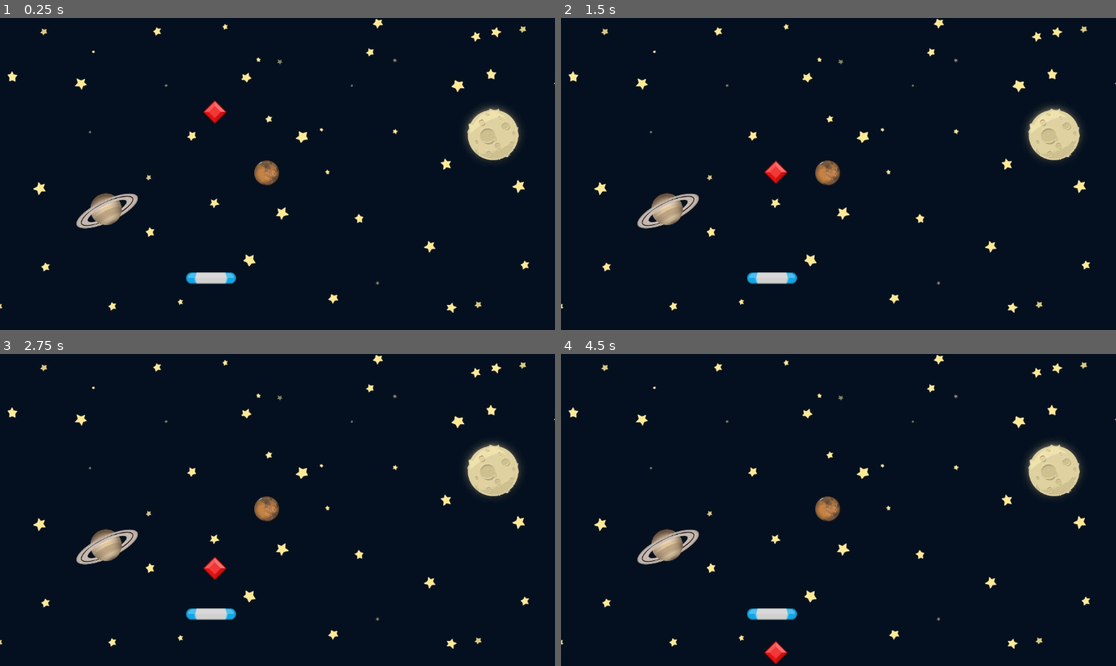
Above: before the commit, frames 1-4 (two rows, left to right).
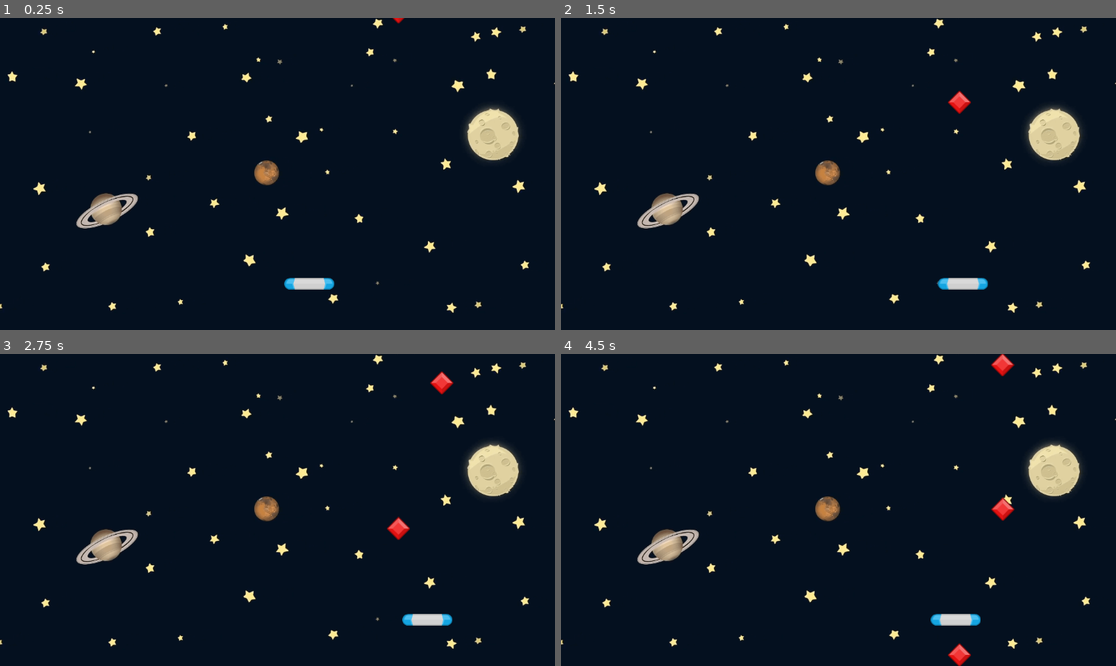
Above: after the commit, the same moments.

Repository: gobuPerez/introduccion-godot
Game: Godot game, scene res://Scenes/Game.tscn
Same seed, same stepped clock (60 frames per second), same inputs: the game is played once before the commit and once after it.
Inputs:
- Up to frame 1 (0.25 s): no input
- Up to frame 2 (1.5 s): hold D (move_right, bound only after the commit) 0.53-1.28 s; hold A (move_left, bound only after the commit) from 1.28 s (still down)
- Up to frame 3 (2.75 s): release A (move_left, bound only after the commit) at 2.03 s; hold D (move_right, bound only after the commit) from 2.03 s (still down)
- Up to frame 4 (4.5 s): release D (move_right, bound only after the commit) at 3.53 s; hold A (move_left, bound only after the commit) from 3.53 s (still down)

The runs differ from the first frame. In frame 1, 0.9% of the frame differs, in the area x 33-73%, y 0-88%; in frame 2, 1.0%; in frame 3, 1.2%; in frame 4, 1.4%, in the area x 33-82%, y 0-100%.

Commit message:
Continuacion del curso

Diff:
--- a/GemCatcher/Scenes/Game.tscn
+++ b/GemCatcher/Scenes/Game.tscn
@@ -1,10 +1,11 @@
 [gd_scene load_steps=4 format=3 uid="uid://ukglmi83ionc"]
 
 [ext_resource type="Texture2D" uid="uid://bmminbq1yqhij" path="res://assets/GameBg.png" id="1_iukft"]
+[ext_resource type="Script" uid="uid://ba5ujsu3jvl2y" path="res://Scripts/GameManager.gd" id="1_kldst"]
 [ext_resource type="PackedScene" uid="uid://v2k35q6kwhj7" path="res://Scenes/Paddle.tscn" id="2_gl6un"]
-[ext_resource type="PackedScene" uid="uid://c2eqpaehovtso" path="res://Scenes/Gem.tscn" id="3_j5yw3"]
 
 [node name="Game" type="Node2D"]
+script = ExtResource("1_kldst")
 
 [node name="Sprite2D" type="Sprite2D" parent="."]
 position = Vector2(1707, 259)
@@ -14,7 +15,11 @@
 offset = Vector2(-2797.51, -429.378)
 
 [node name="Paddle" parent="." instance=ExtResource("2_gl6un")]
-position = Vector2(438, 540)
+position = Vector2(642, 552)
 
-[node name="Gem" parent="." instance=ExtResource("3_j5yw3")]
-position = Vector2(446, 170)
+[node name="SpawnTimer" type="Timer" parent="."]
+wait_time = 2.0
+autostart = true
+
+[connection signal="area_entered" from="Paddle" to="." method="_on_paddle_area_entered"]
+[connection signal="timeout" from="SpawnTimer" to="." method="_on_timer_timeout"]
--- a/GemCatcher/Scenes/Gem.tscn
+++ b/GemCatcher/Scenes/Gem.tscn
@@ -15,3 +15,5 @@
 rotation = 0.763658
 scale = Vector2(1.7366, 1.7366)
 shape = SubResource("RectangleShape2D_ope6i")
+
+[connection signal="area_entered" from="." to="." method="_on_area_entered"]
--- a/GemCatcher/Scenes/Paddle.tscn
+++ b/GemCatcher/Scenes/Paddle.tscn
@@ -1,5 +1,6 @@
-[gd_scene load_steps=3 format=3 uid="uid://v2k35q6kwhj7"]
+[gd_scene load_steps=4 format=3 uid="uid://v2k35q6kwhj7"]
 
+[ext_resource type="Script" uid="uid://kms1ypgev83x" path="res://Scripts/Paddle.gd" id="1_1u0e0"]
 [ext_resource type="Texture2D" uid="uid://cbksuce1or6fb" path="res://assets/paddleBlu.png" id="1_8wypp"]
 
 [sub_resource type="CapsuleShape2D" id="CapsuleShape2D_1u0e0"]
@@ -7,6 +8,7 @@
 height = 104.0
 
 [node name="Paddle" type="Area2D"]
+script = ExtResource("1_1u0e0")
 
 [node name="Sprite2D" type="Sprite2D" parent="."]
 texture = ExtResource("1_8wypp")
--- /dev/null
+++ b/GemCatcher/Scripts/GameManager.gd
@@ -0,0 +1,30 @@
+extends Node2D
+
+const GEM = preload("res://Scenes/Gem.tscn")
+const MARGIN:float = 70.0
+
+@onready var spawn_timer: Timer = $SpawnTimer
+@onready var paddle: Area2D = $Paddle
+
+func _ready() -> void:
+	spawn_gem() # se instancia una gema nada mas arrancar el juego, sin tener que esperar los dos segundos del timer
+
+func spawn_gem() -> void:
+	var random_position:float = randf_range(
+		get_viewport_rect().position.x + MARGIN,
+		get_viewport_rect().end.x - MARGIN
+	)
+	var new_gem:Gem = GEM.instantiate()
+	new_gem.position = Vector2(random_position, -50)
+	new_gem.gem_off_screen.connect(stop_all)
+	add_child(new_gem)
+
+func stop_all() -> void:
+	spawn_timer.stop()
+	paddle.set_process(false)
+	for child in get_children():
+		if child is Gem:
+			child.set_process(false) # se detiene la ejecucion de la funcion _process de la escena Gem
+
+func _on_timer_timeout() -> void:
+	spawn_gem()
--- a/GemCatcher/Scripts/Gem.gd
+++ b/GemCatcher/Scripts/Gem.gd
@@ -1,6 +1,11 @@
 extends Area2D
 
-const SPEED: float = 100.0
+class_name Gem
+
+const SPEED: float = 150.0
+
+signal gem_off_screen
+
 # Called when the node enters the scene tree for the first time.
 func _ready() -> void:
 	pass # Replace with function body.
@@ -10,6 +15,13 @@
 	position.y += (SPEED * delta)
 
 	if position.y > get_viewport_rect().end.y: # si la posicion esta por debajo del limite inferior de la pantalla
-		print("La gema alcanza el limite inferior de la pantalla.")
-		set_process(false)
-		queue_free()
+		# print("La gema alcanza el limite inferior de la pantalla.")
+		gem_off_screen.emit()
+		die()
+
+func die() -> void:
+	set_process(false)
+	queue_free()
+
+func _on_area_entered(_area: Area2D) -> void:
+	die()
--- /dev/null
+++ b/GemCatcher/Scripts/Paddle.gd
@@ -0,0 +1,18 @@
+extends Area2D
+
+const SPEED:float = 350.0
+# Called when the node enters the scene tree for the first time.
+func _ready() -> void:
+	pass # Replace with function body.
+
+
+# Called every frame. 'delta' is the elapsed time since the previous frame.
+func _process(delta: float) -> void:
+	#if Input.is_action_pressed("move_left"):
+	#	position.x -= SPEED * delta
+	#if Input.is_action_pressed("move_right"):
+	#	position.x += SPEED * delta
+	# movement va a ser -1 o 1
+	var movement:float = Input.get_axis("move_left", "move_right")
+	position.x += SPEED * delta * movement
+	position.x = clampf(position.x, get_viewport_rect().position.x, get_viewport_rect().end.x)
--- a/GemCatcher/project.godot
+++ b/GemCatcher/project.godot
@@ -20,6 +20,21 @@
 naming/scene_name_casing=1
 naming/script_name_casing=1
 
+[input]
+
+move_left={
+"deadzone": 0.2,
+"events": [Object(InputEventKey,"resource_local_to_scene":false,"resource_name":"","device":-1,"window_id":0,"alt_pressed":false,"shift_pressed":false,"ctrl_pressed":false,"meta_pressed":false,"pressed":false,"keycode":0,"physical_keycode":65,"key_label":0,"unicode":97,"location":0,"echo":false,"script":null)
+, Object(InputEventKey,"resource_local_to_scene":false,"resource_name":"","device":-1,"window_id":0,"alt_pressed":false,"shift_pressed":false,"ctrl_pressed":false,"meta_pressed":false,"pressed":false,"keycode":0,"physical_keycode":4194319,"key_label":0,"unicode":0,"location":0,"echo":false,"script":null)
+]
+}
+move_right={
+"deadzone": 0.2,
+"events": [Object(InputEventKey,"resource_local_to_scene":false,"resource_name":"","device":-1,"window_id":0,"alt_pressed":false,"shift_pressed":false,"ctrl_pressed":false,"meta_pressed":false,"pressed":false,"keycode":0,"physical_keycode":68,"key_label":0,"unicode":100,"location":0,"echo":false,"script":null)
+, Object(InputEventKey,"resource_local_to_scene":false,"resource_name":"","device":-1,"window_id":0,"alt_pressed":false,"shift_pressed":false,"ctrl_pressed":false,"meta_pressed":false,"pressed":false,"keycode":0,"physical_keycode":4194321,"key_label":0,"unicode":0,"location":0,"echo":false,"script":null)
+]
+}
+
 [rendering]
 
 renderer/rendering_method="mobile"
Not shown, added: GemCatcher/Scripts/GameManager.gd.uid
Not shown, added: GemCatcher/Scripts/Paddle.gd.uid
Not shown, changed: GemCatcher/assets/bgm_action_5.mp3.import
Not shown, changed: README.md
